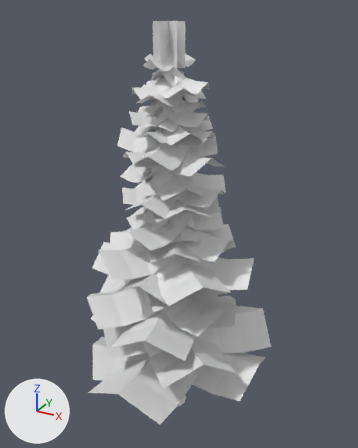
The Blender file mats/models/tree/pine  tree/pineTree.blend, before and after one commit.
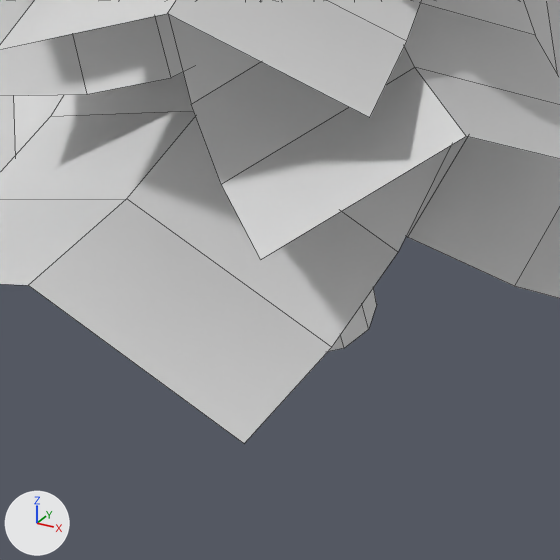
Old and new are each drawn whole from a camera (50 mm lens) standing at (7.22, -12.65, 13.55) and looking at (0.02, 0.45, 7.0) and again close up on the part from 31% to 62% of the width and 75% to 100% of the height. Arrows for +X, +Y and +Z are at lower left; the lights stay in place. The close-ups show mesh edges as thin lines. Materials are left out; every surface is plain grey.

Names of what the first close-up shows: 'Pień.001', 'branch3.001', 'branch3.003', 'branch3.004', 'branch3.006', 'branch3.007', 'branch3.009', 'branch3.012'.
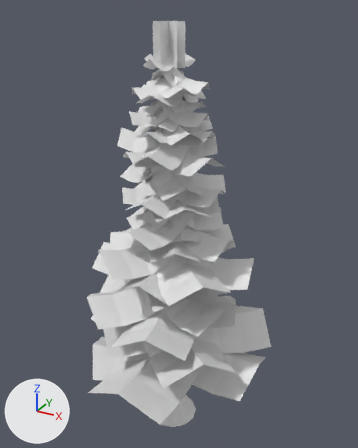
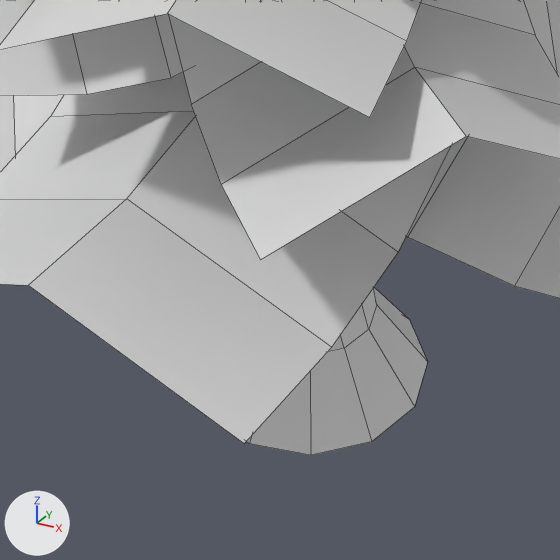
What differs and where, as boxes [x1, y1, x2, y2] in the close-ups (560 x 560 px):
'Pień.001', reshaped: before [329, 289, 377, 351]; after [247, 287, 427, 455]
part 1 of me_cylinder_001, built on: after [247, 287, 427, 455]

The change, as a diff of the scene's bpy script:
```diff
--- a/mats/models/tree/pine  tree/pineTree.blend.py
+++ b/mats/models/tree/pine  tree/pineTree.blend.py
@@ me_cylinder_001 @@
 # used by ob_pień_001; location = (0.0, 0.0, 0.5)
 # verts and faces of me_cylinder_001; kept vertices keep their numbers, new ones are numbered from 72
 # before: 0 (0.0, 0.5, -0.5), 2 (0.25, 0.43, -0.5), 4 (0.43, 0.25, -0.5) at pixel (376, 304), 6 (0.5, 0.0, -0.5) at pixel (368, 329), 8 (0.43, -0.25, -0.5) at pixel (344, 348)
 # before: 10 (0.25, -0.43, -0.5), 12 (0.0, -0.5, -0.5), 14 (-0.25, -0.43, -0.5), 16 (-0.43, -0.25, -0.5), 18 (-0.5, 0.0, -0.5)
 # before: 20 (-0.43, 0.25, -0.5), 22 (-0.25, 0.43, -0.5)
-me_cylinder_001.from_pydata(...)  # 72 vertices, 62 faces; spans x -0.5..0.5, y -0.5..0.5, z -0.5..12.07
+me_cylinder_001.from_pydata(...)  # 84 vertices, 74 faces; spans x -0.88..0.88, y -0.88..0.88, z -1.06..12.07
+# me_cylinder_001 part 1
+delete_faces([(0, 2, 4, 6, 8, 10, 12, 14, 16, 18, 20, 22)])
+verts[72] = (0.0, 0.88, -1.06)
+verts[73] = (0.44, 0.77, -1.06)  # pixel (409, 319)
+verts[74] = (0.77, 0.44, -1.06)  # pixel (427, 361)
+verts[75] = (0.88, 0.0, -1.06)  # pixel (414, 406)
+verts[76] = (0.77, -0.44, -1.06)  # pixel (371, 441)
+verts[77] = (0.44, -0.77, -1.06)  # pixel (310, 455)
+verts[78] = (0.0, -0.88, -1.06)  # pixel (249, 443)
+verts[79] = (-0.44, -0.77, -1.06)
+verts[80] = (-0.77, -0.44, -1.06)
+verts[81] = (-0.88, 0.0, -1.06)
+verts[82] = (-0.77, 0.44, -1.06)
+verts[83] = (-0.44, 0.77, -1.06)
+faces += [(2, 4, 74, 73), (72, 73, 74, 75, 76, 77, 78, 79, 80, 81, 82, 83), (18, 20, 82, 81), (16, 18, 81, 80), (14, 16, 80, 79), (12, 14, 79, 78)]
+faces += [(10, 12, 78, 77), (8, 10, 77, 76), (6, 8, 76, 75), (0, 72, 83, 22), (0, 2, 73, 72), (4, 6, 75, 74)]
+faces += [(20, 22, 83, 82)]
```
